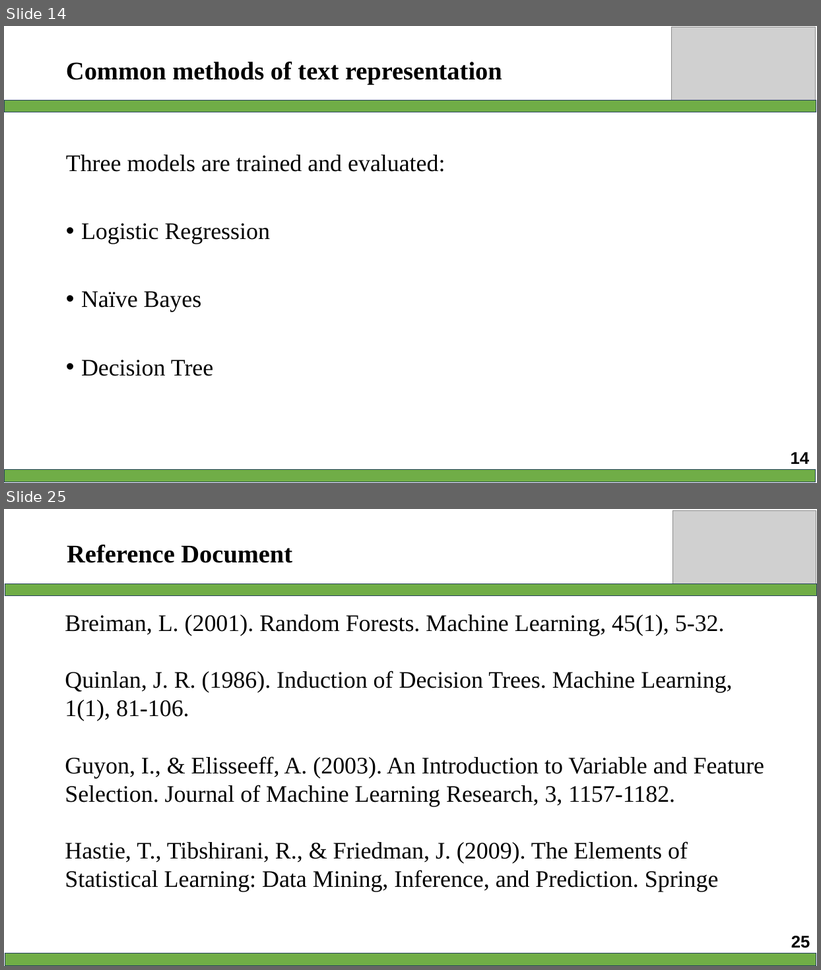
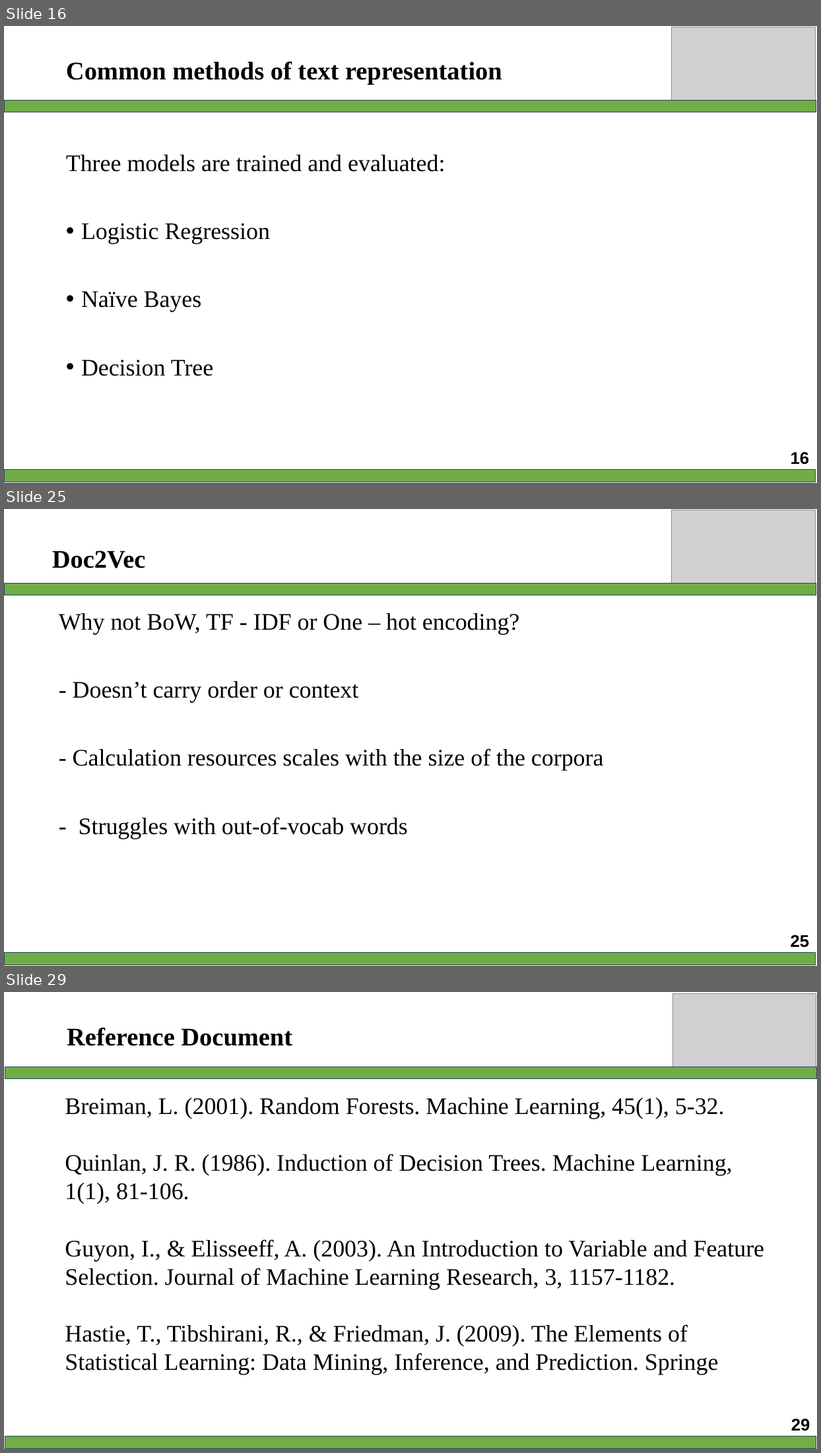
Before and after one commit to AmbiguousTimekeepr/midterm_NLP-with-RAG-, a slide deck: 522H0138_522H0092.pptx. Shown one above the other, each under a label of ours: slides 14 and 25 before the commit, slides 16, 25 and 29 after it; the slides between them are not shown. The pictures are 821x970 and 821x1453 pixels, drawn with LibreOffice and Linux fonts; fonts in the diff are those of the drawing; grey boxes stand for pictures. Boxes give left, top, right and bottom in pixels: in the first picture for what was removed or moved away, otherwise in the second. Text is boxed around its words. In the diff, an @@ line names an element or a change of style, - is before the commit and + after.

```diff
--- a/522H0138_522H0092.pptx
+++ b/522H0138_522H0092.pptx
@@ slide 25 added at (4, 509, 817, 966), background #FFFFFF @@
@@ picture added at (672, 510, 816, 584) @@
@@ title added at (52, 551, 146, 568), 30 pt, text #000000, bold @@
+Doc2Vec
@@ rectangle added at (4, 584, 816, 595), fill #70AD47, outline #28445D 1 pt @@
@@ text added at (59, 613, 604, 839), 28 pt, text #000000 @@
+Why not BoW, TF - IDF or One – hot encoding?
+- Doesn’t carry order or context
+- Calculation resources scales with the size of the corpora
+- Struggles with out-of-vocab words
@@ page number added at (791, 935, 810, 948), 20 pt, text #000000, bold @@
+25
@@ rectangle added at (4, 953, 816, 965), fill #70AD47, outline #28445D 1 pt @@
@@ what was slide 14 is now slide 16 @@
@@ page number at (791, 452, 810, 465): text changed @@
-14
+16
@@ what was slide 25 is now slide 29 @@
@@ page number at (791, 1419, 811, 1432): text changed @@
-25
+29
```
Also in this commit, not shown: 20 slides changed, 5 other slides added, 2 slides removed.
